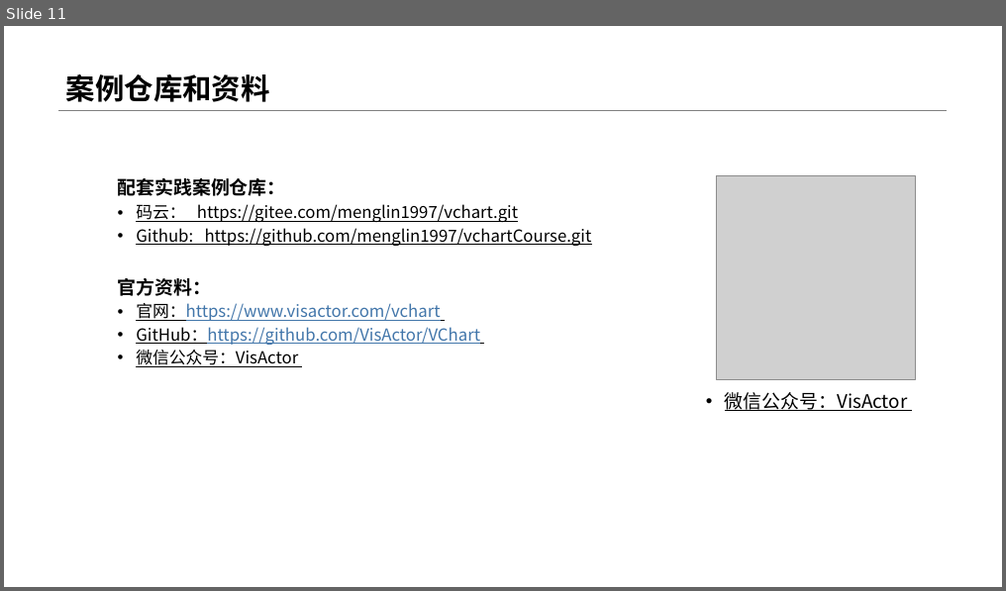
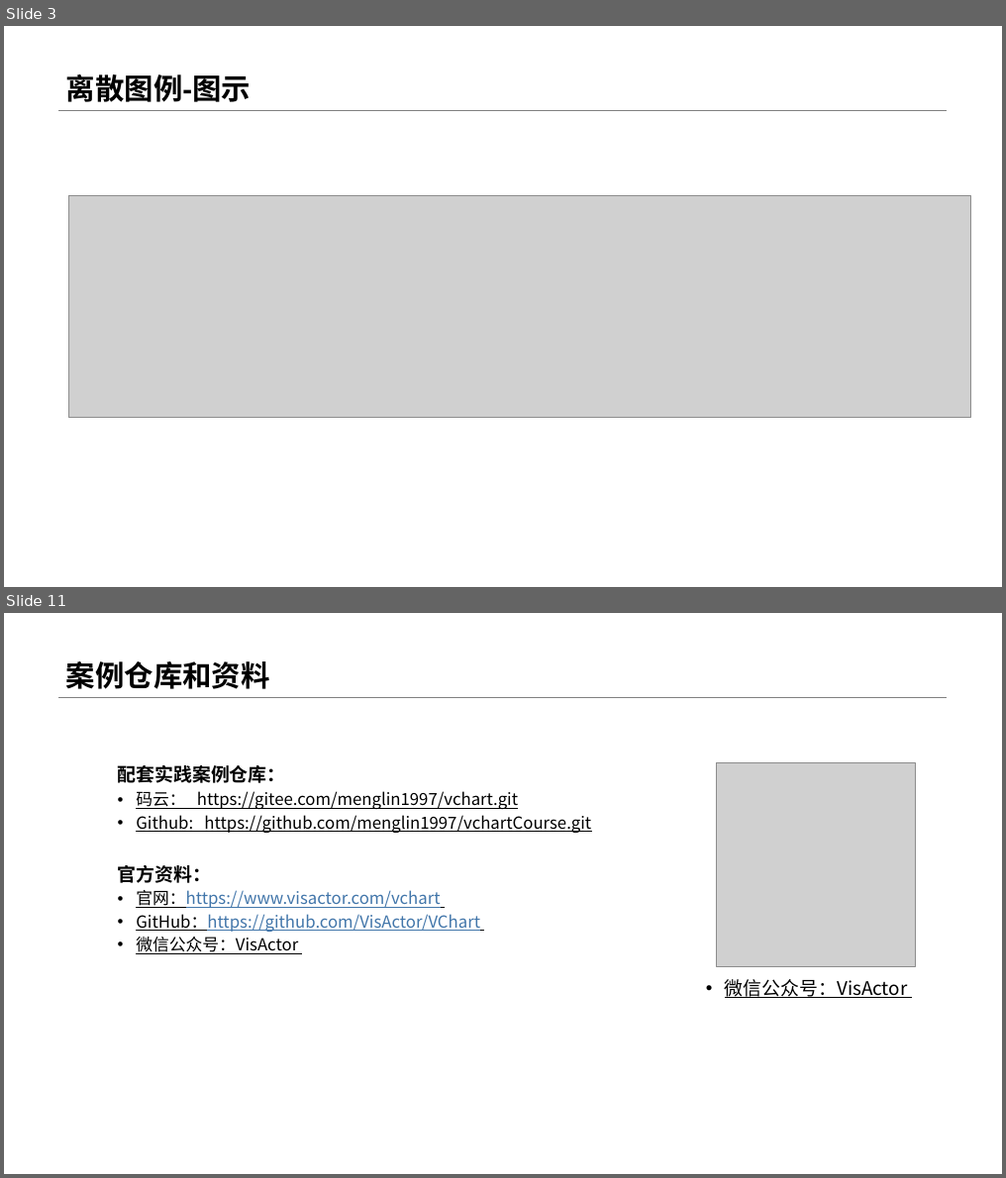
Before and after one commit to menglin1997/vchartCourse, a slide deck: code/Chapter 2 - Detailed Explanation of Chart Concepts/11-Legend/11-Legend图例.pptx. Shown one above the other, each under a label of ours: slide 11 before the commit, slides 3 and 11 after it; the slides between them are not shown. The pictures are 1006x591 and 1006x1178 pixels, drawn with LibreOffice and Linux fonts; fonts in the diff are those of the drawing; grey boxes stand for pictures. Boxes give left, top, right and bottom in pixels: in the first picture for what was removed or moved away, otherwise in the second. Text is boxed around its words. In the diff, an @@ line names an element or a change of style, - is before the commit and + after.

```diff
--- a/code/Chapter 2 - Detailed Explanation of Chart Concepts/11-Legend/11-Legend图例.pptx
+++ b/code/Chapter 2 - Detailed Explanation of Chart Concepts/11-Legend/11-Legend图例.pptx
@@ slide 3 added at bbox=[4, 26, 1002, 587], background #FFFFFF; not listed: 1 template element that a slide beside it also shows @@
@@ title added at bbox=[66, 75, 251, 102], 28 pt, text #000000, bold @@
+离散图例-图示
@@ picture added at bbox=[68, 196, 970, 418] @@
```
Also in this commit, not shown: 2 slides changed, 6 other slides added, 7 slides removed, 1 other file.
